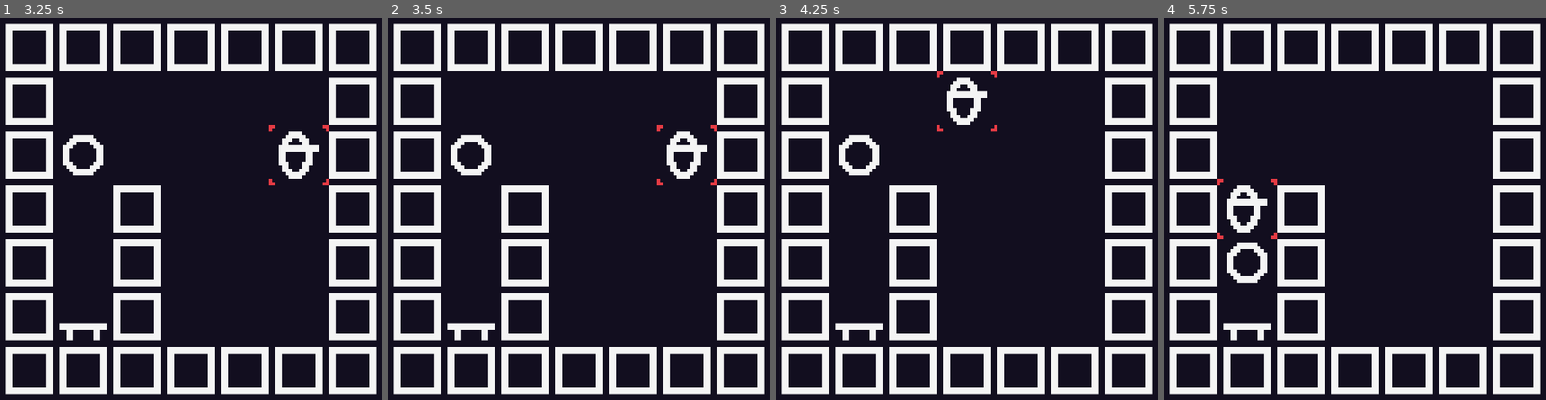
Above: before the commit, frames 1-4 (left to right).
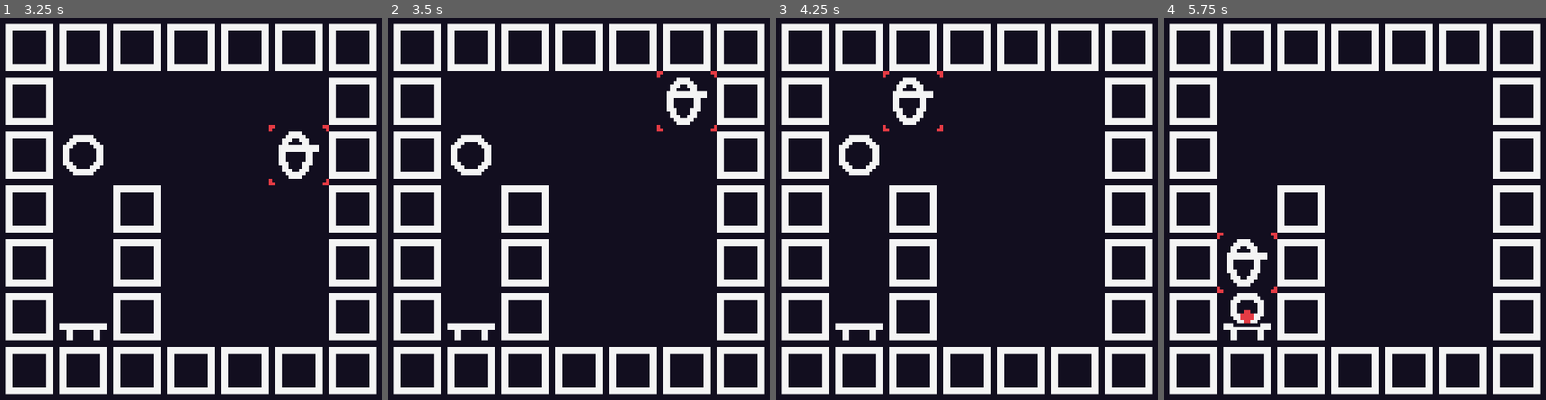
Above: after the commit, the same moments.

Repository: jletellier/olesa
Game: Godot game, scene res://level/level.tscn
Two runs of this game, one before a commit and one after it. Both use one fixed random seed, a clock stepped at 60 frames per second and the inputs below. The project has no main scene, so this scene is started directly.
Inputs:
- Up to frame 1 (3.25 s): hold Right (game_right) 0.53-1.28 s; tap U (game_undo) every 0.75 s from 0.6 to 2.85 s; tap Enter at 1.25, 2.75 s; hold Down (game_down) 1.28-2.03 s; tap Space at 2 s; hold Right (game_right) 2.03-2.78 s; hold Up (game_up) from 2.78 s (still down)
- Up to frame 2 (3.5 s): keep holding Up (game_up)
- Up to frame 3 (4.25 s): release Up (game_up) at 3.53 s; hold Left (game_left) from 3.53 s (still down); tap U (game_undo) at 3.6 s
- Up to frame 4 (5.75 s): tap U (game_undo) at 4.35, 5.1 s; tap Space at 5 s; release Left (game_left) at 5.03 s; hold Down (game_down) from 5.03 s (still down)

Frame 1 is identical in both runs. In frame 2, 1.5% of the frame differs, in the area x 70-87%, y 13-44%; in frame 3, 1.4%; in frame 4, 1.9%, in the area x 13-30%, y 42-81%.

Commit message:
Improve input with initial echo delta

Diff:
--- a/level/level.gd
+++ b/level/level.gd
@@ -4,7 +4,8 @@
 const Map := preload("res://maps/map.gd")
 
 const UI_OFFSET := Vector2i(0, 0)
-const INPUT_ECHO_DELTA := 0.27
+const INPUT_ECHO_DELTA_INITIAL := 0.28
+const INPUT_ECHO_DELTA := 0.18
 const INPUT_ACTIONS := [
 	"game_undo",
 	"game_right",
@@ -16,6 +17,7 @@
 var _map_just_loaded := true
 var _last_input_action := ""
 var _last_input_delta := 0.0
+var _is_first_echo := true
 
 @onready var _root_window := get_tree().root
 @onready var _map := $"Map" as Map
@@ -28,19 +30,20 @@
 
 
 func _process(delta: float) -> void:
-	_last_input_delta += delta
-	var is_valid_delta := (_last_input_delta > INPUT_ECHO_DELTA)
-
 	var next_input_action := ""
 	for input_action in INPUT_ACTIONS:
 		if Input.is_action_just_pressed(input_action):
 			next_input_action = input_action
+			_is_first_echo = true
 			break
 
 	if next_input_action == "" and _map_just_loaded:
 		return
+	_map_just_loaded = false
 
-	_map_just_loaded = false
+	_last_input_delta += delta
+	var echo_delta := INPUT_ECHO_DELTA_INITIAL if _is_first_echo else INPUT_ECHO_DELTA
+	var is_valid_delta := (_last_input_delta > echo_delta)
 
 	var is_echo_input_action := false
 	if next_input_action == "" and _last_input_action != "":
@@ -55,6 +58,9 @@
 				break
 
 	if next_input_action != _last_input_action or (is_echo_input_action and is_valid_delta):
+		if is_echo_input_action:
+			_is_first_echo = false
+
 		_last_input_action = next_input_action
 		_last_input_delta = 0.0
 
